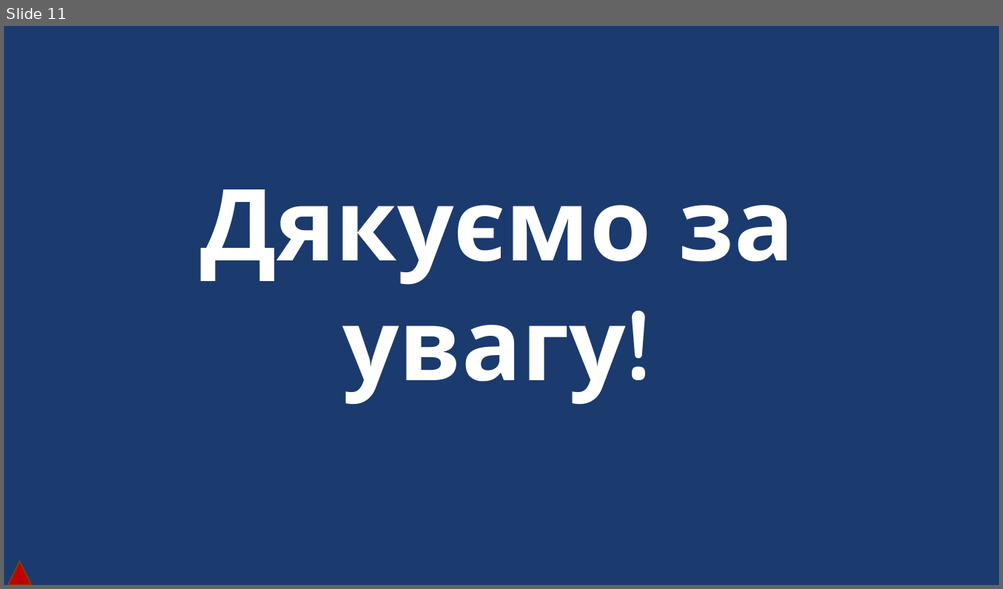
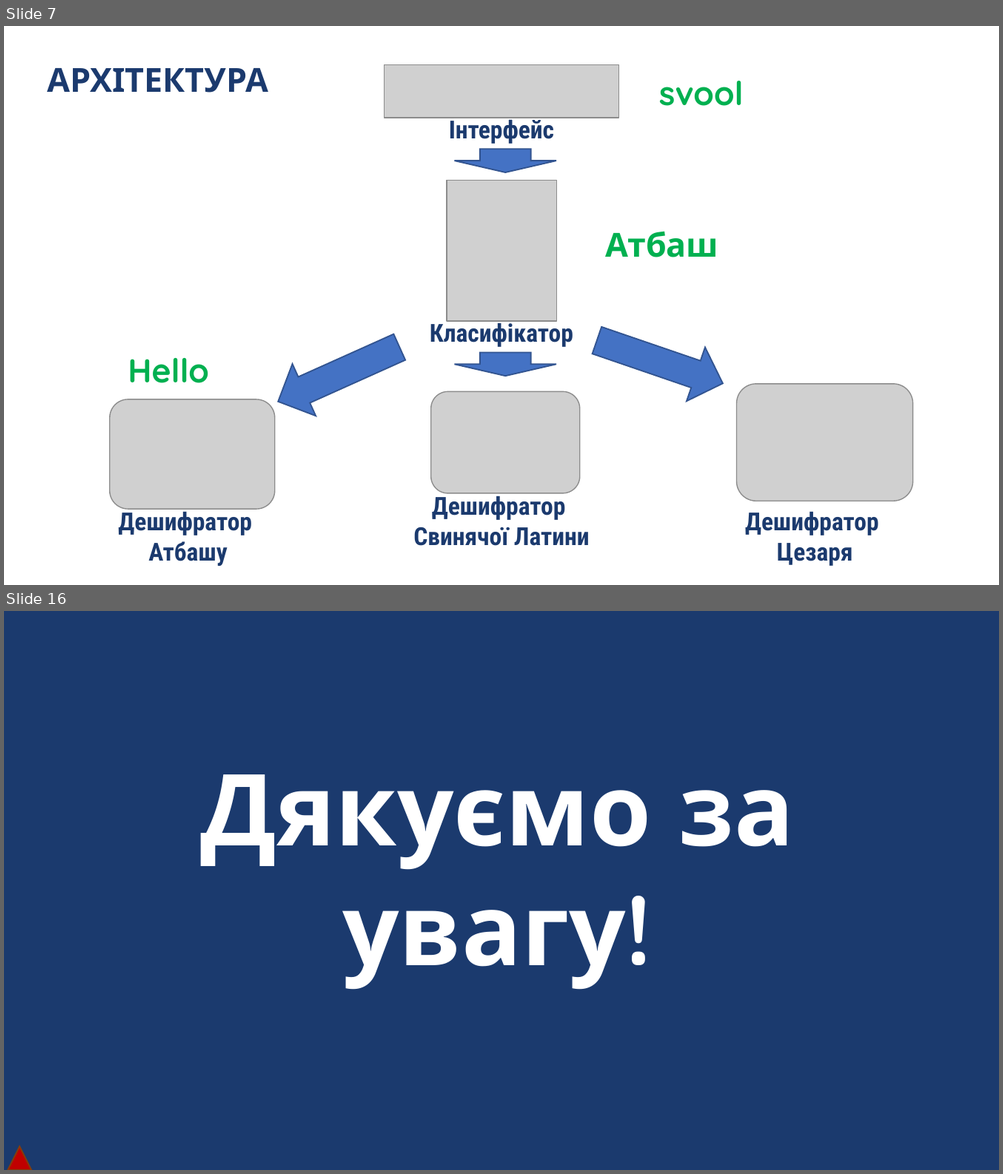
Before and after one commit to DaniilKhortov/BlackBox, a slide deck: BlackBox.pptx. Shown one above the other, each under a label of ours: slide 11 before the commit, slides 7 and 16 after it; the slides between them are not shown. The pictures are 1003x589 and 1003x1174 pixels, drawn with LibreOffice and Linux fonts; fonts in the diff are those of the drawing; grey boxes stand for pictures; background and template pictures are left out. Boxes give left, top, right and bottom in pixels: in the first picture for what was removed or moved away, otherwise in the second. Text is boxed around its words. In the diff, an @@ line names an element or a change of style, - is before the commit and + after.

```diff
--- a/BlackBox.pptx
+++ b/BlackBox.pptx
@@ slide 7 added at box(4, 26, 999, 585), background #FFFFFF @@
@@ text added at box(47, 68, 268, 93), 24 pt, text #1B3A6E, bold @@
+АРХІТЕКТУРА
@@ picture added at box(384, 64, 619, 118) @@
@@ text added at box(659, 81, 743, 106), 24 pt, text #00B050, bold @@
+svool
@@ text added at box(449, 116, 554, 144), 18 pt, text #1B3A6E, bold @@
+Інтерфейс
@@ down arrow added at box(455, 150, 556, 173), fill #4472C4, outline #325491 1 pt @@
@@ picture added at box(447, 180, 557, 321) @@
@@ text added at box(605, 231, 718, 258), 24 pt, text #00B050, bold @@
+Атбаш
@@ down arrow added at box(588, 314, 732, 411), fill #4472C4, outline #325491 1 pt @@
@@ down arrow added at box(266, 322, 411, 429), fill #4472C4, outline #325491 1 pt @@
@@ text added at box(430, 319, 573, 347), 18 pt, text #1B3A6E, bold @@
+Класифікатор
@@ text added at box(128, 358, 208, 383), 24 pt, text #00B050, bold @@
+Hello
@@ down arrow added at box(455, 352, 556, 376), fill #4472C4, outline #325491 1 pt @@
@@ picture added at box(109, 400, 275, 509) @@
@@ picture added at box(431, 392, 580, 494) @@
@@ picture added at box(736, 384, 912, 501) @@
@@ text added at box(118, 508, 252, 566), 18 pt, text #1B3A6E, bold @@
+Дешифратор
+Атбашу
@@ text added at box(413, 493, 589, 546), 18 pt, text #1B3A6E, bold @@
+Дешифратор
+Свинячої Латини
@@ text added at box(745, 511, 879, 566), 18 pt, text #1B3A6E, bold @@
+Дешифратор
+Цезаря
@@ what was slide 11 is now slide 16 @@
```
Also in this commit, not shown: 1 slide changed, 13 other slides added, 9 slides removed, 6 other files.
